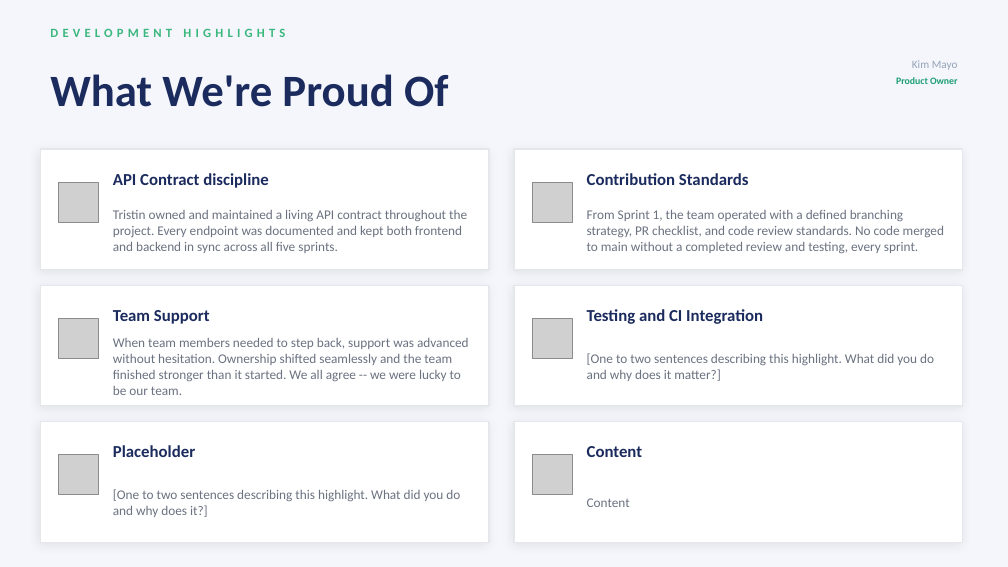
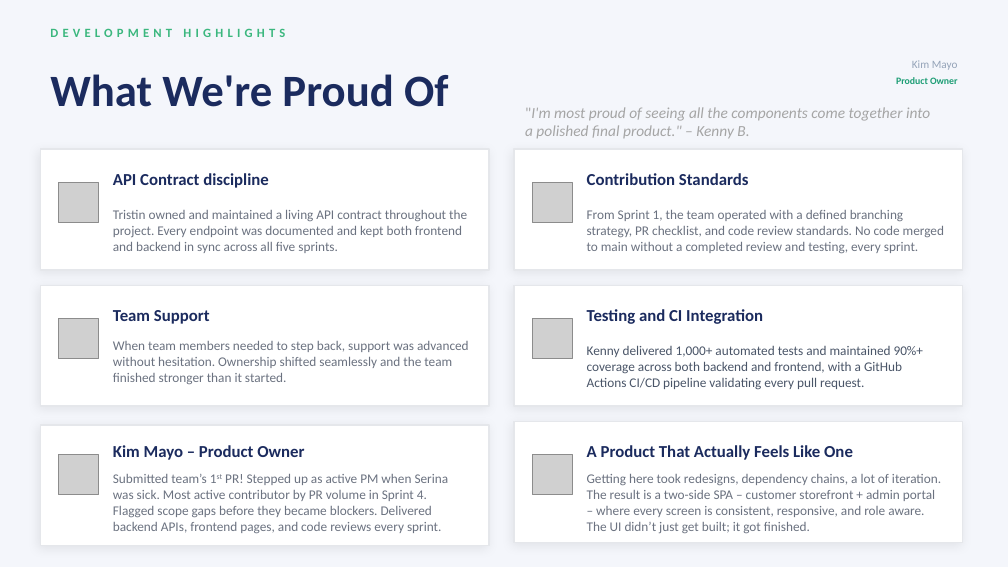
Before and after one commit to RachelMizer/ProjectOrderly, a slide deck: slide 7 of docs/Deliverables/Orderly_Slides.pptx (slide 8 before the commit). Drawn at 1008x567 pixels with LibreOffice and Linux fonts; fonts in the diff are those of the drawing; grey boxes stand for pictures. Boxes give left, top, right and bottom in pixels: in the first picture for what was removed or moved away, otherwise in the second. Text is boxed around its words. In the diff, an @@ line names an element or a change of style, - is before the commit and + after.

Commit message:
Team 7's Slide Deck Presentation complete
Would love some feedback on whether this is too wordy?

I don't expect our team to read off the slides but rather present naturally as you all owned during our Sprint Reviews! Use the slides as a guide and visual aid as practiced. Now we deliver to stakeholders.

```diff
--- a/docs/Deliverables/Orderly_Slides.pptx
+++ b/docs/Deliverables/Orderly_Slides.pptx
@@ text added at bbox=[525, 107, 930, 138], 11 pt, text #A5A5A5, italic @@
+"I'm most proud of seeing all the components come together into a polished final product." – Kenny B.
@@ text at bbox=[113, 341, 469, 384]: text changed @@
-When team members needed to step back, support was advanced without hesitation. Ownership shifted seamlessly and the team finished stronger than it started. We all agree -- we were lucky to be our team.
+When team members needed to step back, support was advanced without hesitation. Ownership shifted seamlessly and the team finished stronger than it started.
@@ text at bbox=[587, 345, 924, 390]: text changed; text colour #6B7280 to #4A5568 @@
-[One to two sentences describing this highlight. What did you do and why does it matter?]
+Kenny delivered 1,000+ automated tests and maintained 90%+ coverage across both backend and frontend, with a GitHub Actions CI/CD pipeline validating every pull request.
@@ rectangle: place and size @@
-rectangle at bbox=[40, 421, 489, 542]
+rectangle at bbox=[40, 425, 489, 546]
@@ text at bbox=[113, 445, 304, 460]: text changed @@
-Placeholder
+Kim Mayo – Product Owner
@@ text at bbox=[587, 445, 853, 460]: text changed @@
-Content
+A Product That Actually Feels Like One
@@ text at bbox=[113, 474, 449, 533]: text changed @@
-[One to two sentences describing this highlight. What did you do and why does it?]
+Submitted team’s 1st PR! Stepped up as active PM when Serina was sick. Most active contributor by PR volume in Sprint 4. Flagged scope gaps before they became blockers. Delivered backend APIs, frontend pages, and code reviews every sprint.
@@ text at bbox=[587, 474, 941, 533]: text changed @@
-Content
+Getting here took redesigns, dependency chains, a lot of iteration. The result is a two-side SPA – customer storefront + admin portal – where every screen is consistent, responsive, and role aware. The UI didn’t just get built; it got finished.
```
Also in this commit, not shown: 7 other slides changed, 3 slides added, 4 slides removed.
